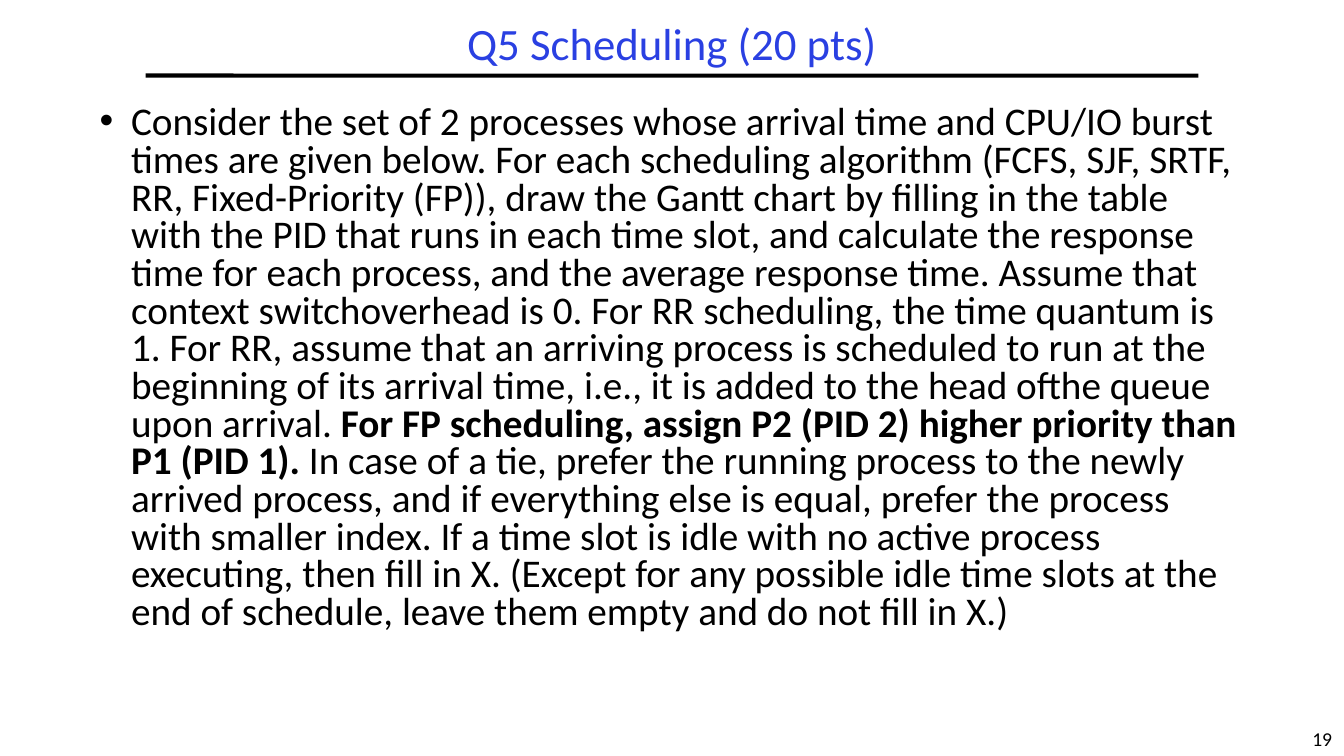
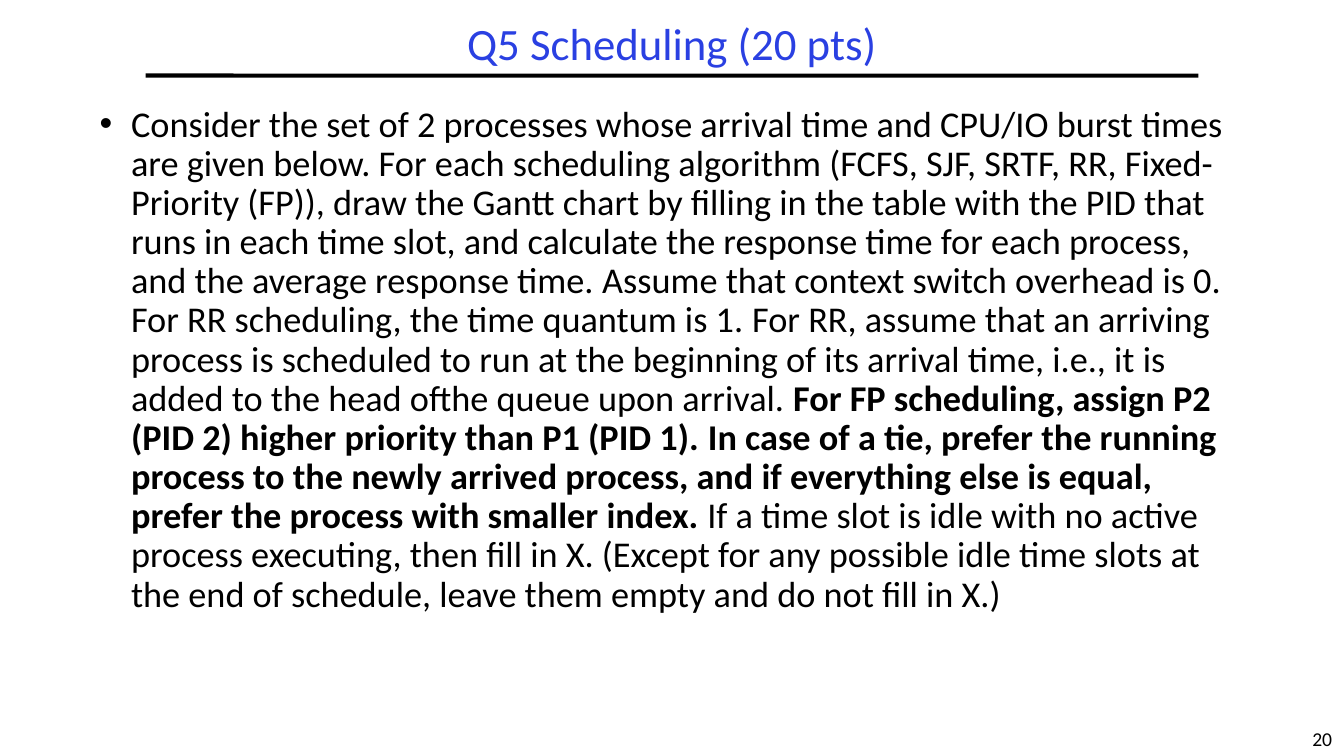
Before and after one commit to guhofstra/CSC256Fa25, a slide deck: slide 20 of PPTs/Exam/CSC256 Midterm Exam ANS Fa2025.pptx (slide 19 before the commit). Drawn at 1344x756 pixels with LibreOffice and Linux fonts; fonts in the diff are those of the drawing. Boxes give left, top, right and bottom in pixels: in the first picture for what was removed or moved away, otherwise in the second. Text is boxed around its words. In the diff, an @@ line names an element or a change of style, - is before the commit and + after.

```diff
--- a/PPTs/Exam/CSC256 Midterm Exam ANS Fa2025.pptx
+++ b/PPTs/Exam/CSC256 Midterm Exam ANS Fa2025.pptx
@@ text at [131,111,1222,613]: text changed; size 28 to 25.9 pt @@
-• Consider the set of 2 processes whose arrival time and CPU/IO burst times are given below. For each scheduling algorithm (FCFS, SJF, SRTF, RR, Fixed-Priority (FP)), draw the Gantt chart by filling in the table with the PID that runs in each time slot, and calculate the response time for each process, and the average response time. Assume that context switchoverhead is 0. For RR scheduling, the time quantum is 1. For RR, assume that an arriving process is scheduled to run at the beginning of its arrival time, i.e., it is added to the head ofthe queue upon arrival. For FP scheduling, assign P2 (PID 2) higher priority than P1 (PID 1). In case of a tie, prefer the running process to the newly arrived process, and if everything else is equal, prefer the process with smaller index. If a time slot is idle with no active process executing, then fill in X. (Except for any possible idle time slots at the end of schedule, leave them empty and do not fill in X.)
+• Consider the set of 2 processes whose arrival time and CPU/IO burst times are given below. For each scheduling algorithm (FCFS, SJF, SRTF, RR, Fixed-Priority (FP)), draw the Gantt chart by filling in the table with the PID that runs in each time slot, and calculate the response time for each process, and the average response time. Assume that context switch overhead is 0. For RR scheduling, the time quantum is 1. For RR, assume that an arriving process is scheduled to run at the beginning of its arrival time, i.e., it is added to the head ofthe queue upon arrival. For FP scheduling, assign P2 (PID 2) higher priority than P1 (PID 1). In case of a tie, prefer the running process to the newly arrived process, and if everything else is equal, prefer the process with smaller index. If a time slot is idle with no active process executing, then fill in X. (Except for any possible idle time slots at the end of schedule, leave them empty and do not fill in X.)
@@ page number at [1312,733,1332,746]: text changed @@
-19
+20
```
Also in this commit, not shown: 6 other slides changed, 1 slide added, 2 other files.
